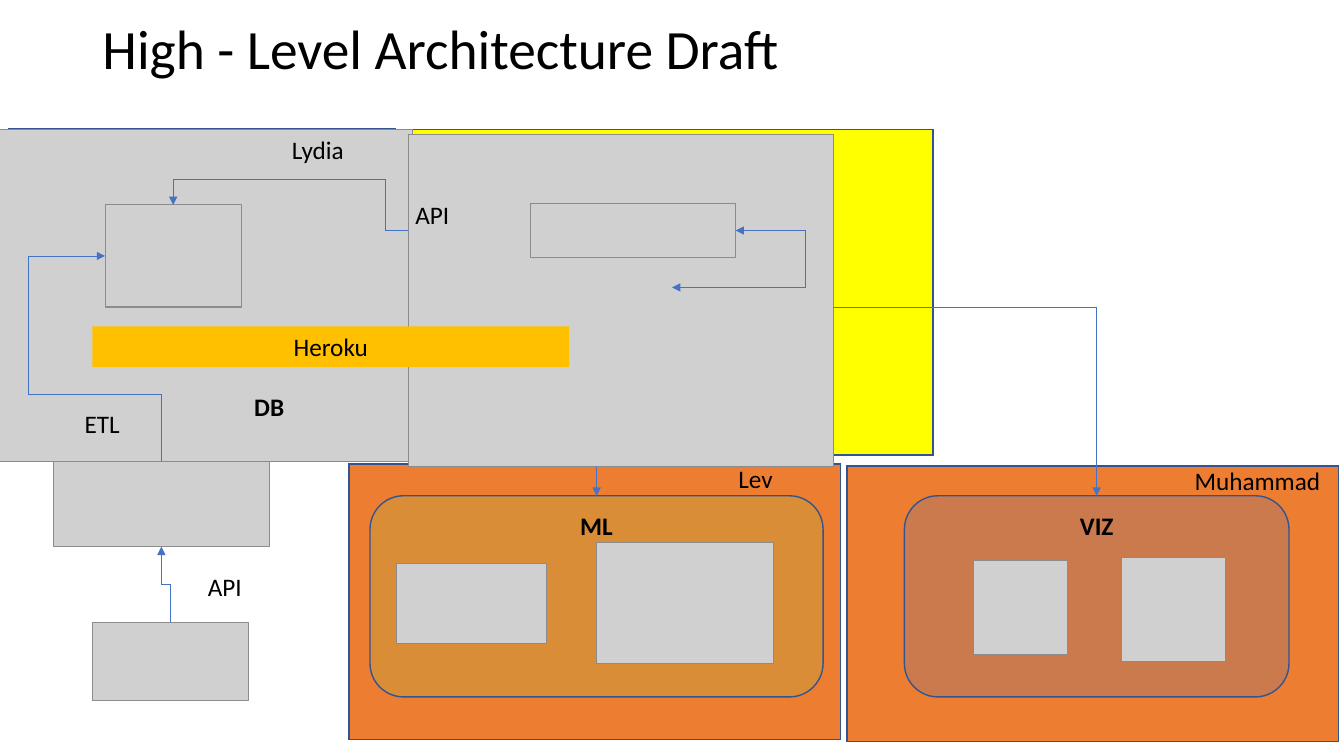
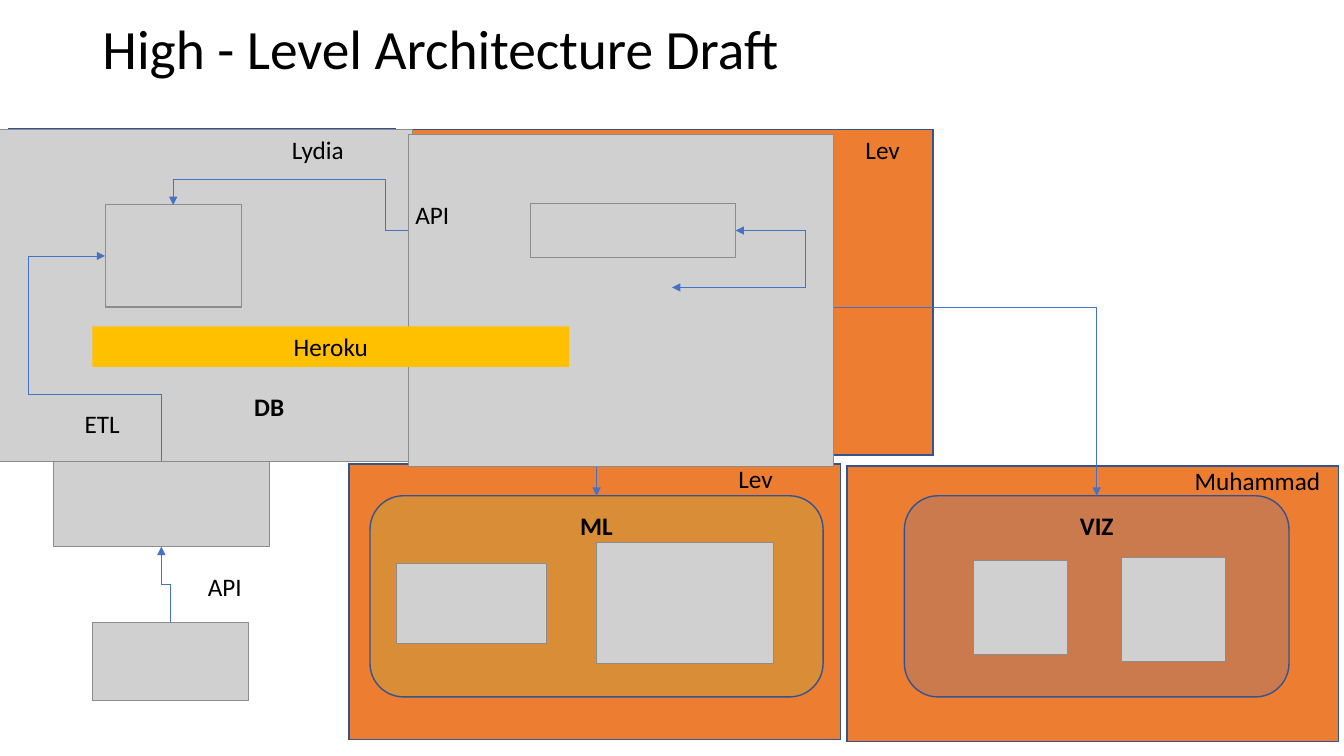
Before and after one commit to msabir10/Final_Project, a slide deck: slide 2 of Final Project Technology Selection.pptx (slide 3 before the commit). Drawn at 1344x756 pixels with LibreOffice and Linux fonts; fonts in the diff are those of the drawing; grey boxes stand for pictures; background and template pictures are left out. Boxes give left, top, right and bottom in pixels: in the first picture for what was removed or moved away, otherwise in the second. Text is boxed around its words. In the diff, an @@ line names an element or a change of style, - is before the commit and + after.

```diff
--- a/Final Project Technology Selection.pptx
+++ b/Final Project Technology Selection.pptx
@@ rectangle at (403,130,934,456): fill #FFFF00 to #ED7D31 @@
@@ text added at (865,142,899,159), 18 pt, text #000000 @@
+Lev
```
Also in this commit, not shown: 11 other files.
